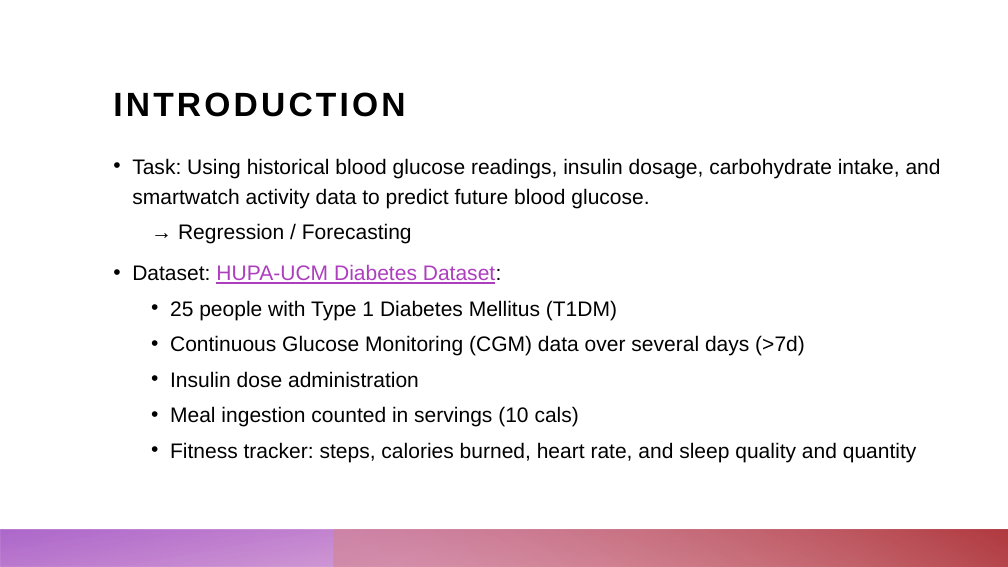
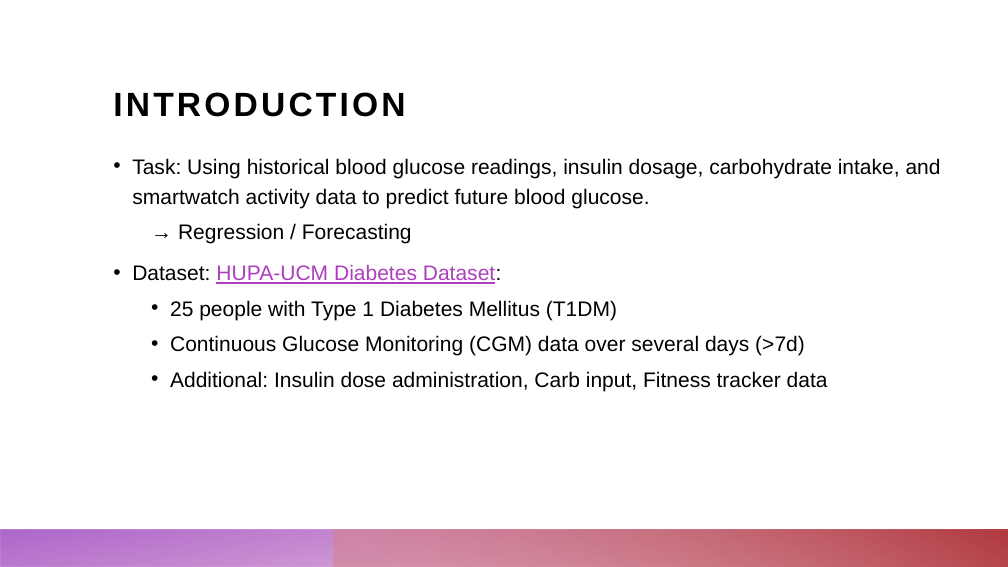
Before and after one commit to ChristopherKunze-Git/AdvancedTimeSeriesCourse-Engineering-Data, a slide deck: slide 2 of 4_Presentation/Blood_glucose_prediction.pptx. Drawn at 1008x567 pixels with LibreOffice and Linux fonts; fonts in the diff are those of the drawing. Boxes give left, top, right and bottom in pixels: in the first picture for what was removed or moved away, otherwise in the second. Text is boxed around its words. In the diff, an @@ line names an element or a change of style, - is before the commit and + after.

Commit message:
data and preprocessing

```diff
--- a/4_Presentation/Blood_glucose_prediction.pptx
+++ b/4_Presentation/Blood_glucose_prediction.pptx
@@ text at [170,371,828,391]: text changed @@
-  • Insulin dose administration
-  • Meal ingestion counted in servings (10 cals)
-  • Fitness tracker: steps, calories burned, heart rate, and sleep quality and quantity
+  • Additional: Insulin dose administration, Carb input, Fitness tracker data
```
Also in this commit, not shown: 6 other slides changed, 3 slides added, 1 slide removed, 5 other files.
